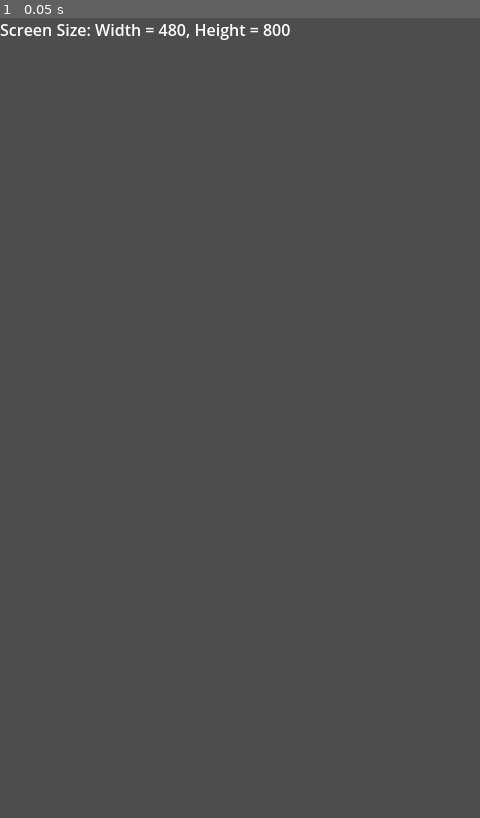
Above: before the commit, frame 1.
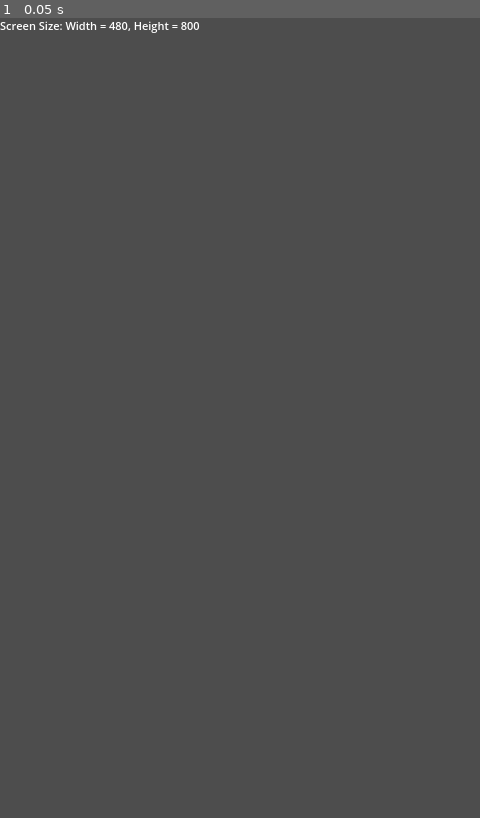
Above: after the commit, the same moment.

Repository: MuxauJI/godot_project
Game: Godot game, scene res://Main.tscn
Two runs of this game, one before a commit and one after it. Both use one fixed random seed, a clock stepped at 60 frames per second and the inputs below.
Inputs:
- Up to frame 1 (0.05 s): no input

The runs differ from the first frame. In frame 1, 0.5% of the frame differs, in the area x 0-61%, y 0-3%.

Commit message:
added main scnene and child label scene with screen resolution

Diff:
--- a/Main.tscn
+++ b/Main.tscn
@@ -1,10 +1,7 @@
 [gd_scene load_steps=2 format=3 uid="uid://711bojlm5bsc"]
 
-[ext_resource type="Script" path="res://Main.gd" id="1_sl48t"]
+[ext_resource type="PackedScene" uid="uid://cdvombqmcrj23" path="res://labels/label_scene.tscn" id="1_rvequ"]
 
-[node name="field" type="Node2D"]
-script = ExtResource("1_sl48t")
+[node name="Main" type="Node2D"]
 
-[node name="window_size" type="Label" parent="."]
-offset_right = 40.0
-offset_bottom = 23.0
+[node name="label_scene" parent="." instance=ExtResource("1_rvequ")]
--- /dev/null
+++ b/labels/label_scene.tscn
@@ -0,0 +1,12 @@
+[gd_scene load_steps=2 format=3 uid="uid://cdvombqmcrj23"]
+
+[ext_resource type="Script" path="res://labels/label_scene.gd" id="1_mnyoe"]
+
+[node name="label_scene" type="Node2D"]
+script = ExtResource("1_mnyoe")
+
+[node name="window_size" type="Label" parent="."]
+offset_right = 125.0
+offset_bottom = 30.0
+theme_override_font_sizes/font_size = 11
+text = "Debug label"
Renamed: Main.gd -> labels/label_scene.gd
